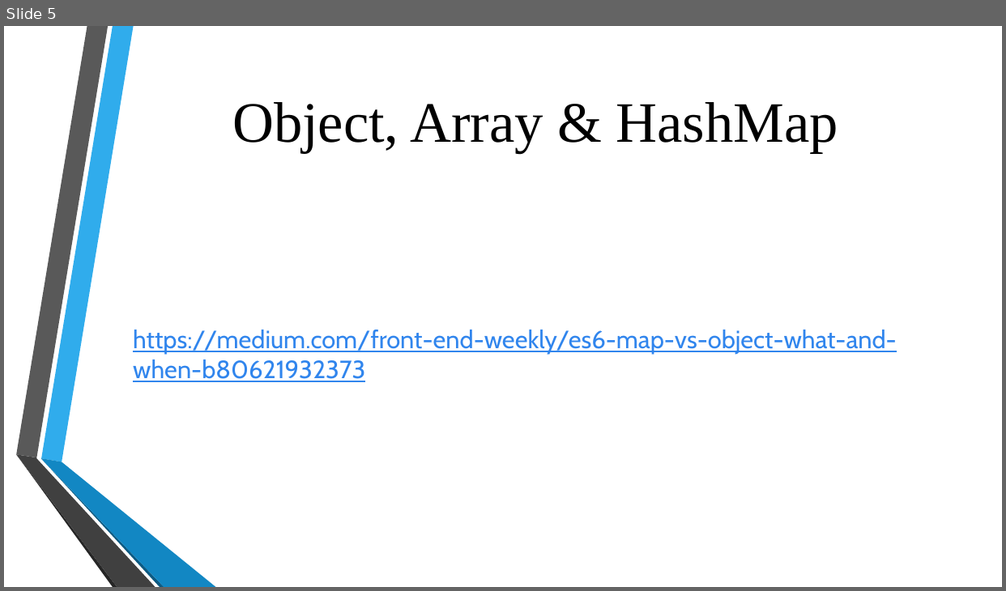
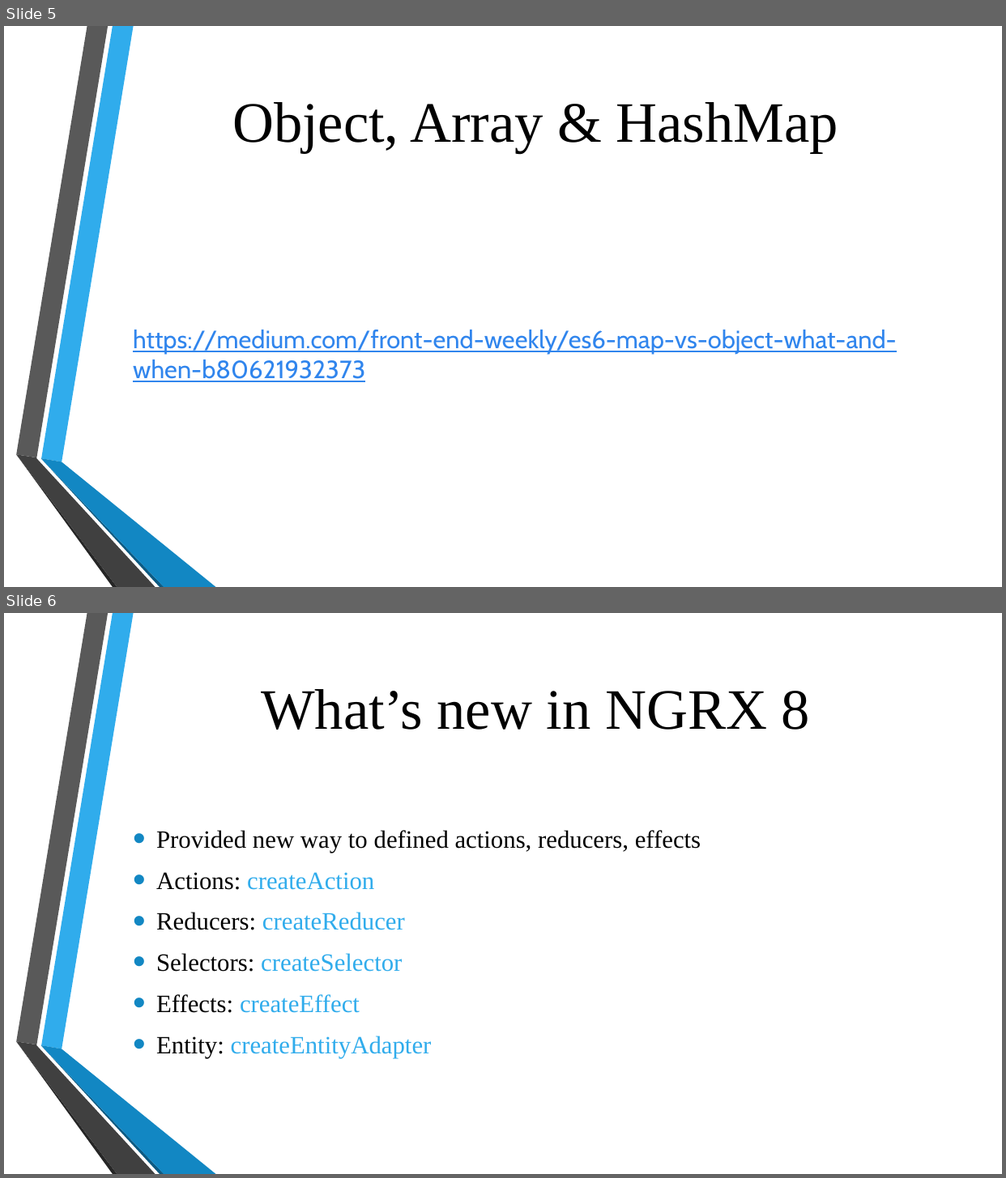
Before and after one commit to ngohungphuc/Presentation, a slide deck: NgRx/NGRX Part 2.pptx. Shown one above the other, each under a label of ours: slide 5 before the commit, slides 5 and 6 after it. The pictures are 1006x591 and 1006x1178 pixels, drawn with LibreOffice and Linux fonts; fonts in the diff are those of the drawing; background and template pictures are left out. Boxes give left, top, right and bottom in pixels: in the first picture for what was removed or moved away, otherwise in the second. Text is boxed around its words. In the diff, an @@ line names an element or a change of style, - is before the commit and + after.

Commit message:
update

```diff
--- a/NgRx/NGRX Part 2.pptx
+++ b/NgRx/NGRX Part 2.pptx
@@ slide 6 added at (4,613,1002,1174), background picture (left out); not listed: 6 template elements that a slide beside it also shows @@
@@ title added at (261,689,810,730), 55 pt, text #000000 @@
+What’s new in NGRX 8
@@ text added at (156,830,701,1059), 24 pt, text #000000 @@
+• Provided new way to defined actions, reducers, effects
+• Actions: createAction
+• Reducers: createReducer
+• Selectors: createSelector
+• Effects: createEffect
+• Entity: createEntityAdapter
```
